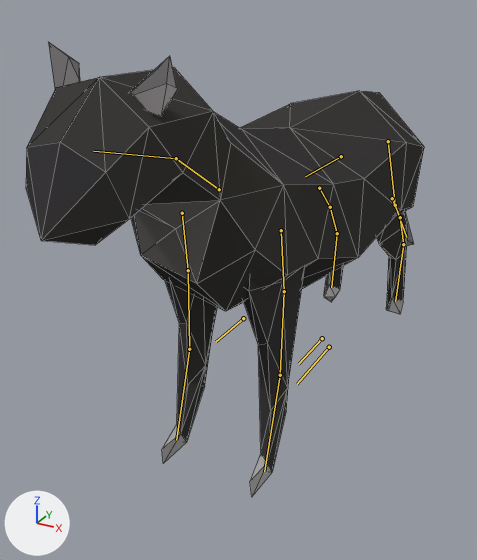
What one commit did to the Blender file The Overcoat/Assets/Models(blend)/Karakterler/cat.blend.
One viewpoint serves both versions: a 50 mm lens placed at (0.454, -1.135, 0.738), pointed at (-0.123, -0.085, 0.213). The lights are fixed; the arrows at lower left show +X, +Y and +Z. Both versions are drawn at frame 80 of the action 'Smell'; the numbers are the values there. The bones that bend it are drawn over the model as lines. Mesh edges are drawn as thin lines.
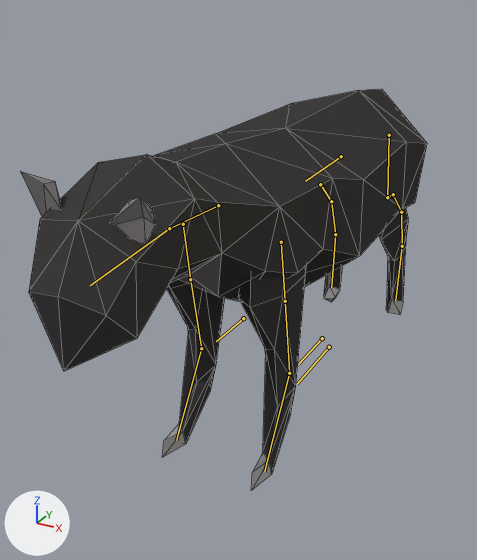
What the commit changed:
Bone 'spine' (bone_spine) turns from (0, 0, 0) to (3, 0, 0) degrees about its own x, y and z.
Bone 'neck' (bone_neck) turns from (0, 0, 0) to (15, 3, -23) degrees about its own x, y and z.
Bone 'head' (bone_head) turns from (0, 0, 0) to (8, 0, -4) degrees about its own x, y and z.
Bone 'tailDown.001' (bone_taildown_001) moves from (0.0, 0.0, 0.0) to (-0.064, 0.045, 0.109).

Boxes (x1, y1, x2, y2) around the edits, measured in the pictures (477 x 560 px):
'Cylinder.001', posed (11% shorter)
    before: (26, 42, 424, 496)
    after: (20, 89, 427, 491)
bone 'spine', root to tip
    before: (341, 156) to (305, 176)
    after: (341, 156) to (305, 181)
bone 'neck', root to tip
    before: (219, 189) to (176, 158)
    after: (218, 205) to (169, 228)
bone 'head', root to tip
    before: (176, 158) to (93, 151)
    after: (169, 228) to (90, 285)
